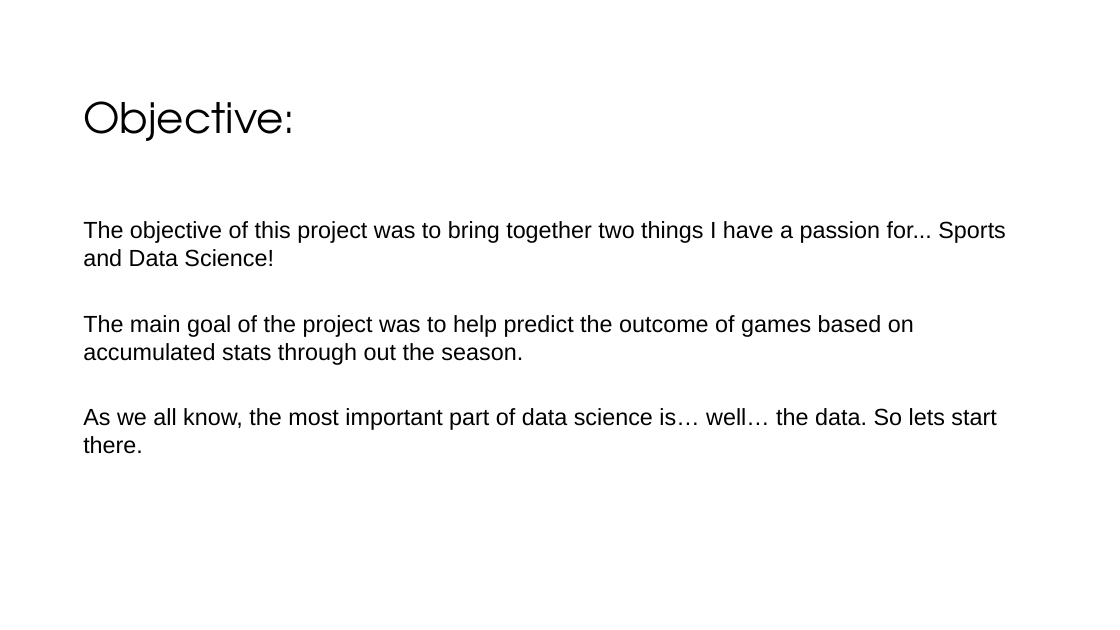
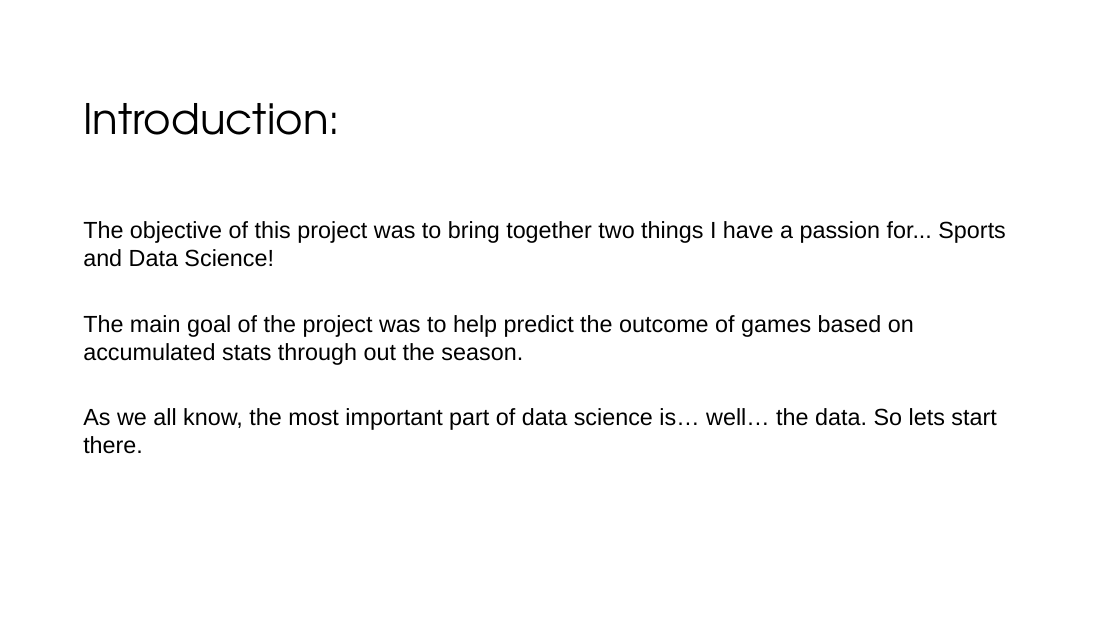
Before and after one commit to RDT3304/NFL-Game_Predictor, a slide deck: slide 4 of NFL Game Predictions.pptx (slide 2 before the commit). Drawn at 1120x630 pixels with LibreOffice and Linux fonts; fonts in the diff are those of the drawing; background and template pictures are left out. Boxes give left, top, right and bottom in pixels: in the first picture for what was removed or moved away, otherwise in the second. Text is boxed around its words. In the diff, an @@ line names an element or a change of style, - is before the commit and + after.

```diff
--- a/NFL Game Predictions.pptx
+++ b/NFL Game Predictions.pptx
@@ title at <box>83,103,340,135</box>: text changed @@
-Objective:
+Introduction:
```
Also in this commit, not shown: 1 other slide changed, 3 slides added, 1 slide removed.
